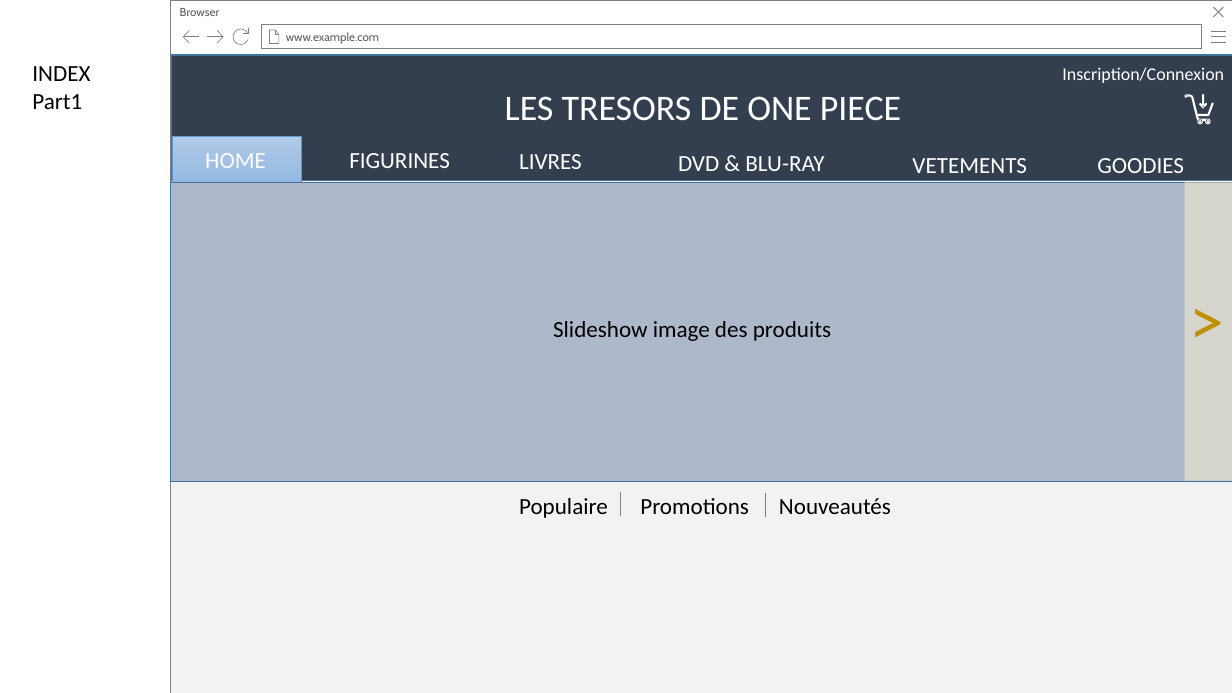
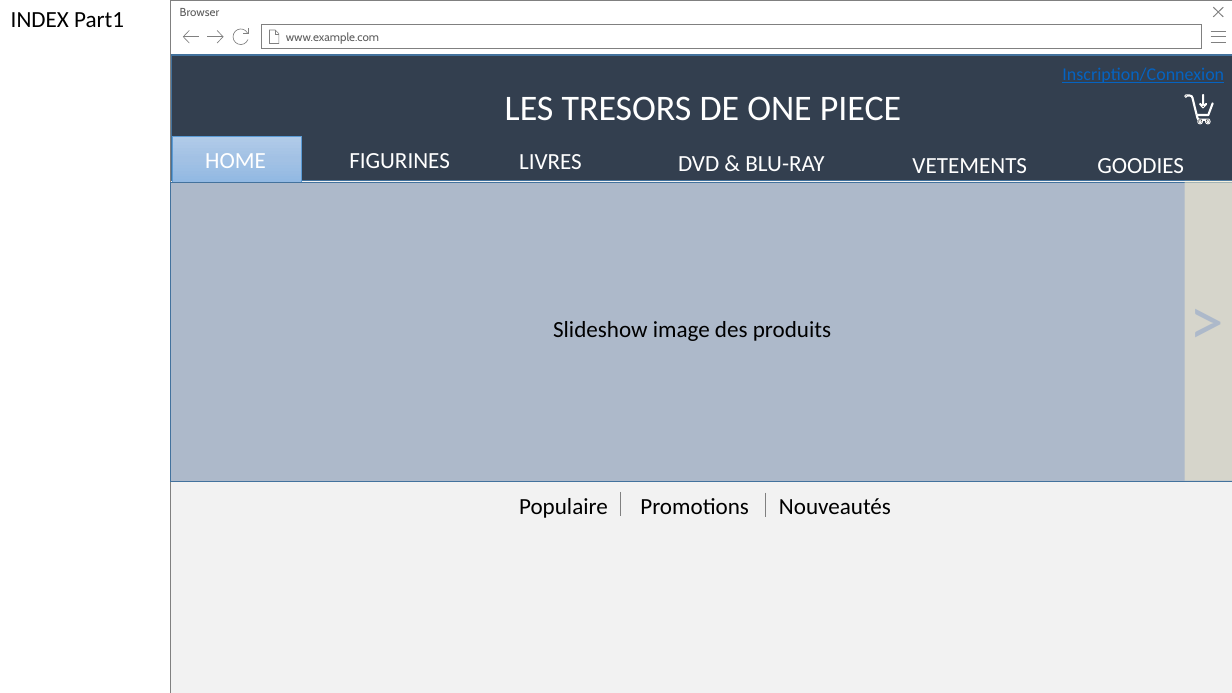
Before and after one commit to gui-lef/Groupe6, a slide deck: slide 1 of ProjetStage/MaquetteProjetStage.pptx. Drawn at 1232x693 pixels with LibreOffice and Linux fonts; fonts in the diff are those of the drawing. Boxes give left, top, right and bottom in pixels: in the first picture for what was removed or moved away, otherwise in the second. Text is boxed around its words. In the diff, an @@ line names an element or a change of style, - is before the commit and + after.

Commit message:
j3

```diff
--- a/ProjetStage/MaquetteProjetStage.pptx
+++ b/ProjetStage/MaquetteProjetStage.pptx
@@ text "INDEX Part1" rewrapped from <box>32,66,90,109</box> to <box>11,12,124,27</box> @@
@@ text "Inscription/Connexion" at <box>1062,68,1224,83</box>: text colour #FFFFFF to #0563C1, underline on @@
@@ text ">" at <box>1181,272,1232,365</box>: text colour #BF9000 to #ADB9CA @@
```
Also in this commit, not shown: 3 other slides changed, 1 slide added.
